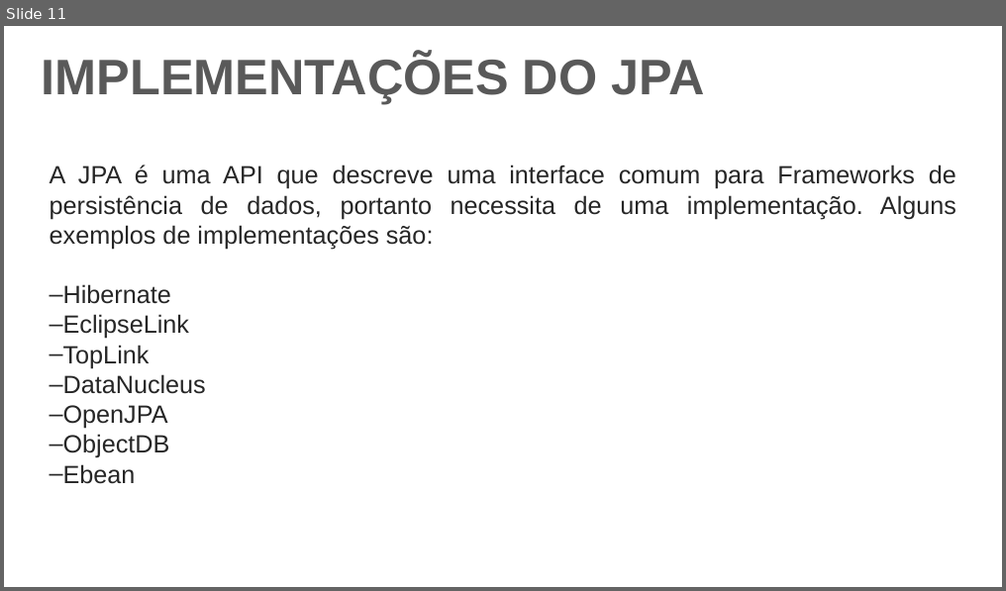
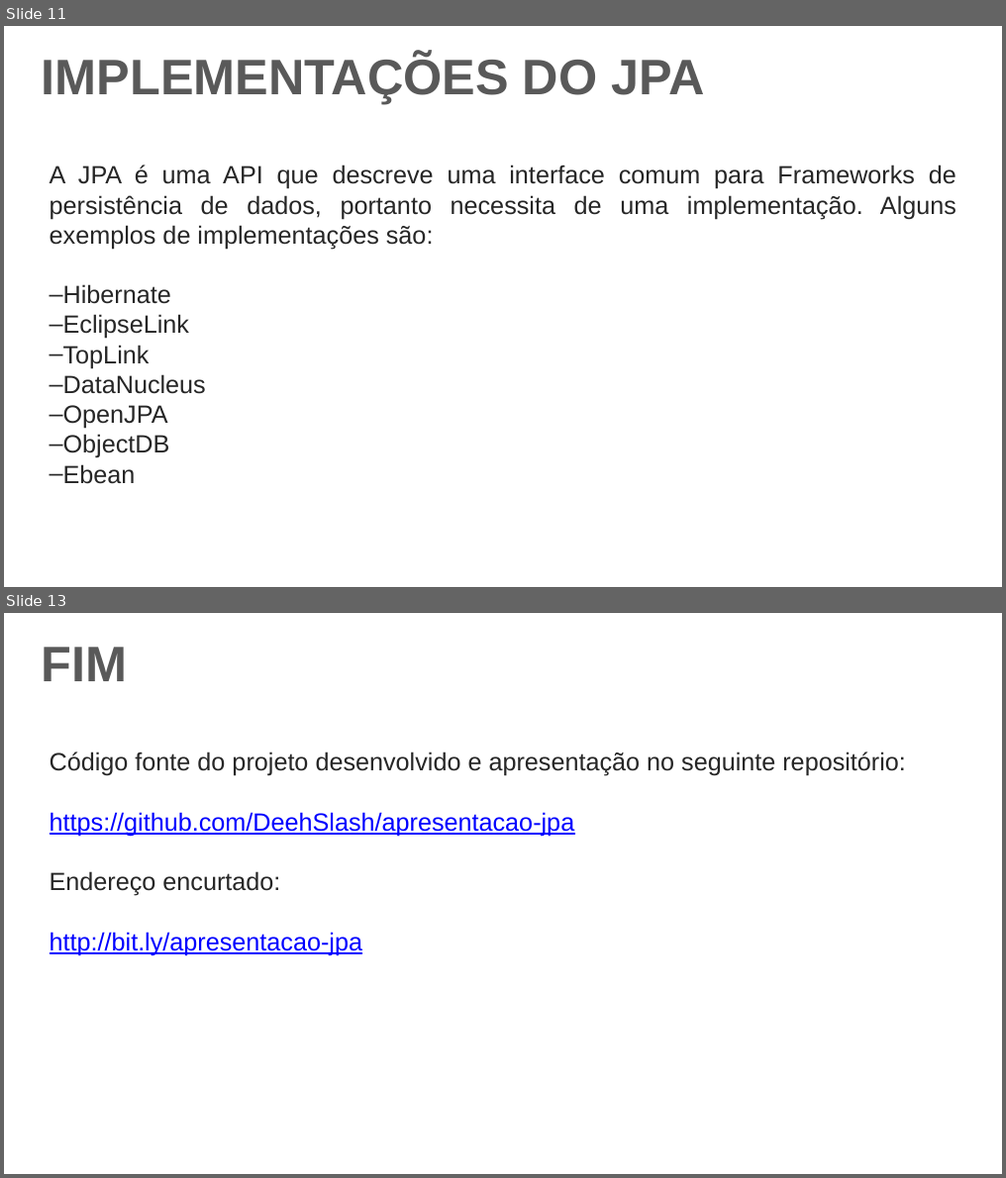
Before and after one commit to DeehSlash/apresentacao-jpa, a slide deck: Apresentação.pptx. Shown one above the other, each under a label of ours: slide 11 before the commit, slides 11 and 13 after it; the slides between them are not shown. The pictures are 1006x591 and 1006x1178 pixels, drawn with LibreOffice and Linux fonts; fonts in the diff are those of the drawing; background and template pictures are left out. Boxes give left, top, right and bottom in pixels: in the first picture for what was removed or moved away, otherwise in the second. Text is boxed around its words. In the diff, an @@ line names an element or a change of style, - is before the commit and + after.

```diff
--- a/Apresentação.pptx
+++ b/Apresentação.pptx
@@ slide 13 added at [4,613,1002,1174], background picture (left out) @@
@@ text added at [42,647,128,681], 36 pt, text #595959, bold @@
+FIM
@@ text added at [50,752,906,956], 18 pt, text #262626 @@
+Código fonte do projeto desenvolvido e apresentação no seguinte repositório:
+https://github.com/DeehSlash/apresentacao-jpa
+Endereço encurtado:
+http://bit.ly/apresentacao-jpa
```
Also in this commit, not shown: 1 other slide added.
